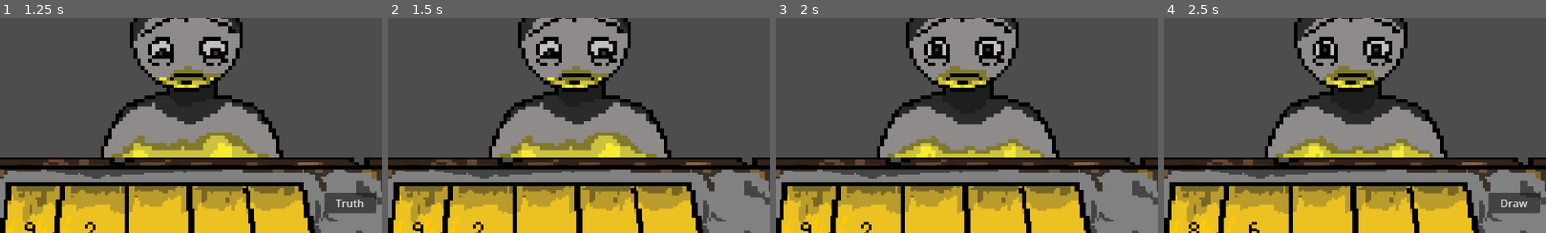
Above: before the commit, frames 1-4 (left to right).
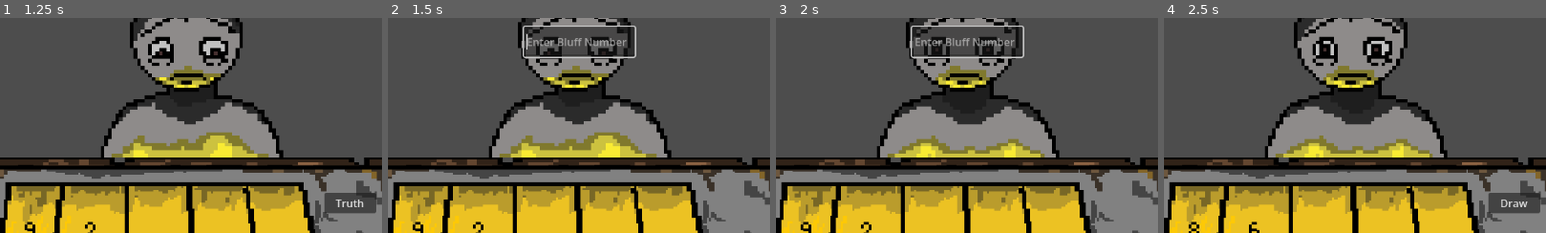
Above: after the commit, the same moments.

Repository: Yatagarasu163/BluffJack
Game: Godot game, scene res://Main.tscn
Two runs of this game, one before a commit and one after it. Both use one fixed random seed, a clock stepped at 60 frames per second and the inputs below.
Inputs:
- Up to frame 1 (1.25 s): click "Stay" at 0.5 s
- Up to frame 2 (1.5 s): click "Bluff" at 1.25 s
- Up to frame 3 (2 s): no input
- Up to frame 4 (2.5 s): click "Restart" at 2 s
The pictures show only the part of the screen within x 25-75%, y 33-83%; the shares and areas given below are measured in that part.

Frame 1 is identical in both runs. In frame 2, 3.4% of the frame differs, in the area x 35-65%, y 3-19%; in frame 3, 3.3%; in frame 4, nothing differs.

Commit message:
Round Win-Conditions is done

Diff:
--- a/bluff-jack/Assets/Scripts/PlayerControl.gd
+++ b/bluff-jack/Assets/Scripts/PlayerControl.gd
@@ -118,11 +118,13 @@
 	screen_shake()
 
 func to_phase_1() -> void:
+	print("Phase 1 is being called")
 	draw_buttons.visible = true;
 	bluff_buttons.visible = false;
 	showdown_buttons.visible = false;
 
 func to_phase_2() -> void:
+	print("Phase 2 is being called")
 	bluff_buttons.visible = true;
 	bluff_buttons.get_child(0).visible = true;
 	bluff_buttons.get_child(1).visible = true;
@@ -131,6 +133,7 @@
 	showdown_buttons.visible = false;
 
 func to_phase_3() -> void:
+	print("Phase 3 is being called")
 	bluff_buttons.visible = false;
 	draw_buttons.visible = false;
 	showdown_buttons.visible = true;
@@ -140,18 +143,17 @@
 	bluff_buttons.visible = false;
 
 func _on_bluff_button_pressed():
-	if game_over:
-		return
-	screen_shake()
-
-	# FIX: Removed the incorrect "Opponent: Enter bluff number" message from here
-	# This label should only show what the OPPONENT does, not prompt the player
+	print("Bluff button pressed")
+	if game_over:
+		return
+	screen_shake()
+
 	bluff_buttons.visible = true;
 	bluff_buttons.get_child(0).visible = false;
 	bluff_buttons.get_child(1).visible = false;
 	var bluff_input = bluff_buttons.get_child(2).get_child(0);
 
-	bluff_input.position = Vector2(400, -250);
+	bluff_input.position = Vector2(516,245);
 	bluff_input.visible = true;
 	bluff_input.text = "";
 	bluff_input.grab_focus();
--- a/bluff-jack/Assets/Scripts/enemy.gd
+++ b/bluff-jack/Assets/Scripts/enemy.gd
@@ -39,89 +39,85 @@
 
 func take_turn() -> void:
 	if game_manager.player_turn != game_manager.Turn.ENEMY:
-		return;
-
-	await get_tree().create_timer(0.5).timeout;
-
-	var should_end = false;
+		return
+
+	await get_tree().create_timer(0.5).timeout
+
+	var should_end = false
 
 	if game_manager.player_state == game_manager.State.DRAW:
 		if game_manager.enemy_state == game_manager.State.DRAW:
 			if drawCardDecider():
-				# FIX: Show that enemy drew a card
 				set_opponent_label("Opponent: Drew a card")
-				drawCard();
-				should_end = true;
-			else:
-				# FIX: Show that enemy chose to stay
+				drawCard()
+				should_end = true
+			else:
 				set_opponent_label("Opponent: Stayed")
-				game_manager.enemy_state = game_manager.State.BLUFF;
-				should_end = true;
+				game_manager.enemy_state = game_manager.State.BLUFF
+				should_end = true
 		elif game_manager.enemy_state == game_manager.State.BLUFF:
-			should_end = true;
+			should_end = true
 
 	elif game_manager.player_state == game_manager.State.BLUFF:
 		if game_manager.enemy_state == game_manager.State.DRAW:
 			if drawCardDecider():
-				# FIX: Show that enemy drew a card
 				set_opponent_label("Opponent: Drew a card")
-				drawCard();
-			else:
-				# FIX: Show that enemy stayed
+				drawCard()
+			else:
 				set_opponent_label("Opponent: Stayed")
-			should_end = true;
+				game_manager.enemy_state = game_manager.State.BLUFF
+			should_end = true
 
 		elif game_manager.enemy_state == game_manager.State.BLUFF:
-			var roundDecision = roundDecider();
-			game_manager.enemy_claimed_total = roundDecision["value"];
-			game_manager.enemy_total = calculateTotal();
-			game_manager.enemy_state = game_manager.State.SHOWDOWN;
-
-			# FIX: Show whether enemy bluffed or told truth, and their claimed value
+			var roundDecision = roundDecider()
+			game_manager.enemy_claimed_total = roundDecision["value"]
+			game_manager.enemy_total = calculateTotal()
+			game_manager.enemy_state = game_manager.State.SHOWDOWN
+
 			if roundDecision["bluffing"]:
 				set_opponent_label("Opponent claims: " + str(roundDecision["value"]) + " (bluffing!)")
 			else:
 				set_opponent_label("Opponent reveals: " + str(roundDecision["value"]))
 
-			should_end = true;
+			should_end = true
 
 		else:
-			should_end = true;
+			should_end = true
 
 	elif game_manager.player_state == game_manager.State.SHOWDOWN:
-		if game_manager.enemy_state == game_manager.State.BLUFF:
-			var roundDecision = roundDecider();
-			game_manager.enemy_claimed_total = roundDecision["value"];
-			game_manager.enemy_state = game_manager.State.SHOWDOWN;
-
-			# FIX: Show enemy bluff/truth decision
+		if game_manager.enemy_state != game_manager.State.SHOWDOWN:
+			var roundDecision = roundDecider()
+			game_manager.enemy_claimed_total = roundDecision["value"]
+			game_manager.enemy_state = game_manager.State.SHOWDOWN
+
 			if roundDecision["bluffing"]:
 				set_opponent_label("Opponent claims: " + str(roundDecision["value"]) + " (bluffing!)")
 			else:
 				set_opponent_label("Opponent reveals: " + str(roundDecision["value"]))
 
-		game_manager.enemy_total = calculateTotal();
-
-		var enemy_calls = callsBluff(game_manager.player_total, game_manager.claimed_player_total);
-
-		# FIX: Show whether enemy called or accepted your bluff, with a short delay so player can read
-		await get_tree().create_timer(0.8).timeout;
+		game_manager.enemy_total = calculateTotal()
+
+		var enemy_calls = callsBluff(game_manager.player_total, game_manager.claimed_player_total)
+
+		await get_tree().create_timer(0.8).timeout
 
 		if enemy_calls:
 			set_opponent_label("Opponent: CALLS YOUR BLUFF!")
 		else:
 			set_opponent_label("Opponent: Accepts your total")
-
-		await get_tree().create_timer(0.8).timeout;
+		if !game_manager.player_made_showdown_choice:
+			game_manager.end_turn()
+
+		await get_tree().create_timer(0.8).timeout
 
 		if enemy_calls:
-			game_manager.enemy_call_bluff();
+			game_manager.enemy_call_bluff()
 		else:
-			game_manager.enemy_pass_bluff();
-		return;
+			game_manager.enemy_pass_bluff()
+		return
 
 	if should_end:
-		game_manager.end_turn();
+		game_manager.end_turn()
 
 func newRound() -> void:
 	numbers = [];
--- a/bluff-jack/Assets/Scripts/game_manager.gd
+++ b/bluff-jack/Assets/Scripts/game_manager.gd
@@ -221,7 +221,7 @@
 
 
 	# CASE 4: NOBODY called bluff
-	# then claimed totals become official totals
+	# then laimed totals become official totals
 	var official_player_total = claimed_player_total
 	var official_enemy_total = enemy_claimed_total
 
@@ -339,6 +339,8 @@
 	player.to_phase_1()
 	_start_next_round_after_delay()
 
+
+# Wait a bit, then reset round and start next one
 func _start_next_round_after_delay() -> void:
 	await get_tree().create_timer(2.0).timeout
 
--- a/bluff-jack/Scenes/player.tscn
+++ b/bluff-jack/Scenes/player.tscn
@@ -102,7 +102,12 @@
 metadata/_edit_use_anchors_ = true
 
 [node name="BluffInput" type="LineEdit" parent="BluffUI/Control" unique_id=889218574]
-layout_mode = 0
+layout_mode = 1
+anchors_preset = -1
+anchor_left = 2.9
+anchor_top = 13.128
+anchor_right = 2.9
+anchor_bottom = 13.128
 offset_left = 400.0
 offset_top = -280.12
 offset_right = 567.0
@@ -139,9 +144,9 @@
 
 [node name="CallBluffButton" type="Button" parent="ShowdownButtons" unique_id=1703066574]
 offset_left = 780.0
-offset_top = 475.0
+offset_top = 474.0
 offset_right = 858.0
-offset_bottom = 506.0
+offset_bottom = 505.0
 text = "Call Bluff"
 
 [node name="PassButton" type="Button" parent="ShowdownButtons" unique_id=100421874]
